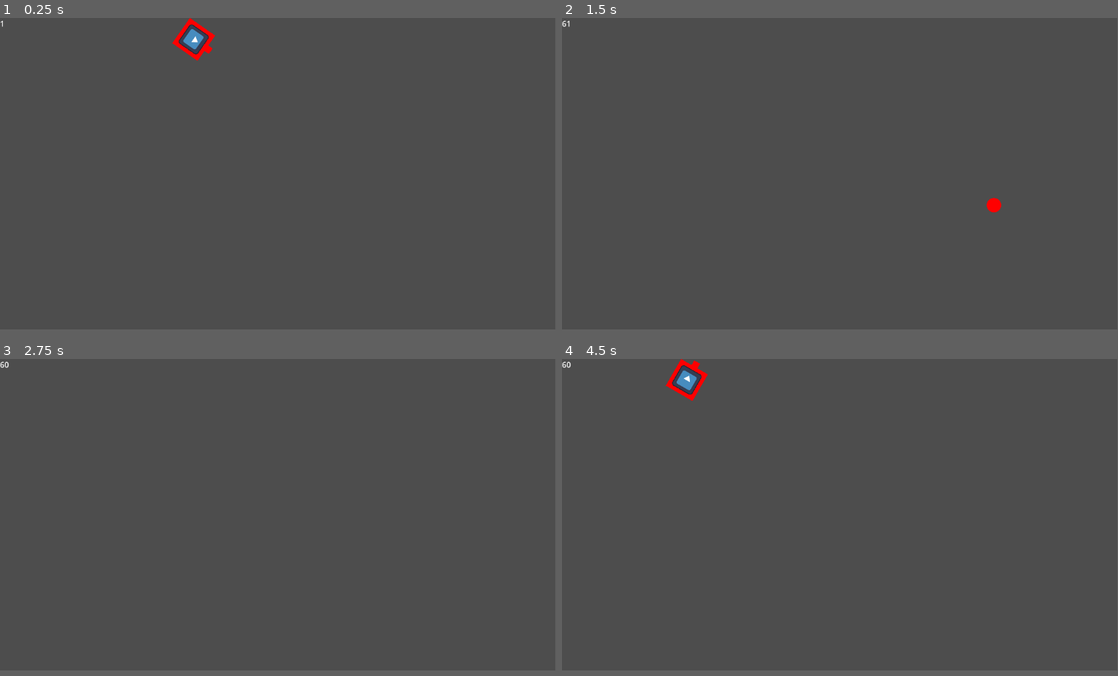
Above: before the commit, frames 1-4 (two rows, left to right).
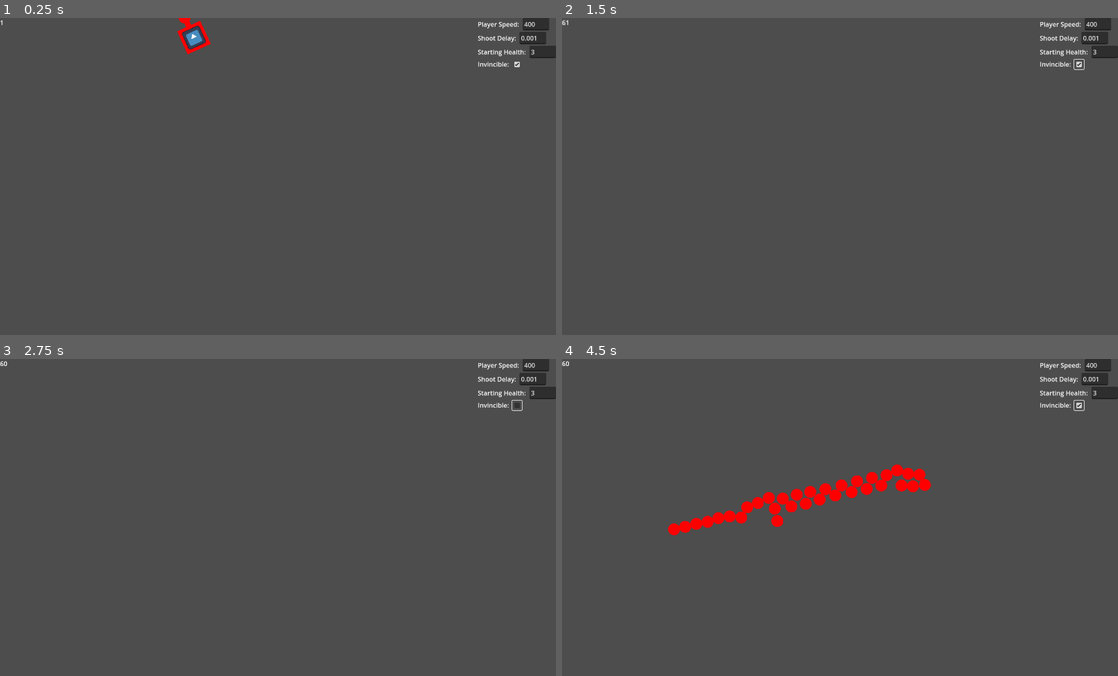
Above: after the commit, the same moments.

Repository: lukemcneil/godot-shooter-game
Game: Godot game, scene res://main.tscn
Same seed, same stepped clock (60 frames per second), same inputs: the game is played once before the commit and once after it. The engine's default icon, where the game draws it, is replaced by a stand-in: a white triangle on a blue panel in a dark square.
Inputs (mouse positions are in pixels of both pictures, inside the frame that each line leads up to):
- Up to frame 1 (0.25 s): no input
- Up to frame 2 (1.5 s): click (1079, 62) at 0.52 s; tap Enter (join, bound only before the commit) at 1.25 s; hold D (move_right) from 1.28 s (still down); tap J (join, bound only after the commit) at 1.35 s
- Up to frame 3 (2.75 s): tap Enter (join, bound only before the commit) at 1.55, 2.1 s; release D (move_right) at 2.03 s; hold S (move_down) from 2.03 s (still down); tap Space (toggle_shoot) at 2.3 s
- Up to frame 4 (4.5 s): tap Space (toggle_shoot) at 2.75, 2.85 s; release S (move_down) at 2.78 s; hold D (move_right) 2.78-3.53 s; tap C (change_color, bound only after the commit) at 3.05, 3.6 s; tap Enter (join, bound only before the commit) at 3.5 s; hold W (move_up) 3.53-4.28 s; tap J (join, bound only after the commit) at 3.8, 4.35 s; hold A (move_left) from 4.28 s (still down)
In our replay, the window is 799x449 before the commit and 800x457 after it. These sizes can differ from the game's own. Grey fills any space a smaller window leaves; there, only what the larger window draws over its background counts as a difference.

The runs differ from the first frame. In frame 1, 1.2% of the frame differs, in the area x 0-100%, y 0-16%; in frame 2, 0.9%; in frame 3, 0.8%; in frame 4, 3.5%, in the area x 0-100%, y 0-56%.

Commit message:
add player settings

Diff:
--- a/bullet.tscn
+++ b/bullet.tscn
@@ -17,7 +17,6 @@
 gravity_scale = 0.0
 script = ExtResource("1_utgbp")
 speed = 1200
-metadata/_edit_group_ = true
 
 [node name="CollisionShape2D" type="CollisionShape2D" parent="."]
 use_parent_material = true
--- a/main.gd
+++ b/main.gd
@@ -1,12 +1,34 @@
 extends Node
+
+@export var player_speed = 400
+@export var shoot_delay = 0.1
+@export var starting_health = 3
+@export var invincible = false
 
 # map from player integer to the player node
 var player_nodes = {}
+var screen_size
+signal pause
+
+@export var colors = [
+	Color.RED,
+	Color.BLUE,
+	Color.GREEN,
+	Color.PURPLE,
+	Color.BLACK,
+	Color.ORANGE,
+	Color.YELLOW,
+	Color.BROWN
+]
 
 func _ready():
+	screen_size = get_window().size
 	PlayerManager.player_joined.connect(spawn_player)
 	PlayerManager.player_left.connect(delete_player)
 	PlayerManager.join_all_unjoined_devices()
+	$Walls/WallRight.position = Vector2(screen_size.x, 0)
+	$Walls/WallBottom.position = Vector2(0, screen_size.y)
+	$SettingsWindow.init_settings(player_speed, shoot_delay, starting_health, invincible)
 
 func _process(_delta):
 	PlayerManager.handle_join_input()
@@ -18,8 +40,10 @@
 	var player_node = player_scene.instantiate()
 	player_nodes[player] = player_node
 
+	player_node.update_settings(player_speed, shoot_delay, starting_health, invincible)
 	# let the player know which device controls it
-	player_node.init(player, device)
+	player_node.init(player, device, colors[device+1])
+	player_node.change_color.connect(on_change_color)
 
 	# add the player to the tree
 	add_child(player_node)
@@ -31,3 +55,18 @@
 func delete_player(player: int):
 	player_nodes[player].queue_free()
 	player_nodes.erase(player)
+
+func _input(event):
+	if event.is_action_pressed("pause"):
+		$SettingsWindow.visible = not $SettingsWindow.visible
+
+func _on_settings_window_new_settings(player_speed, shoot_delay, starting_health, invincible):
+	self.player_speed = player_speed
+	self.shoot_delay = shoot_delay
+	self.starting_health = starting_health
+	self.invincible = invincible
+	for player in player_nodes.values():
+		player.update_settings(player_speed, shoot_delay, starting_health, invincible)
+
+func on_change_color(color, device):
+	colors[device+1] = color
--- a/main.tscn
+++ b/main.tscn
@@ -1,7 +1,8 @@
-[gd_scene load_steps=7 format=3 uid="uid://b1gvpl3oxt31c"]
+[gd_scene load_steps=8 format=3 uid="uid://b1gvpl3oxt31c"]
 
 [ext_resource type="Script" path="res://player_manager.gd" id="1_5icx1"]
 [ext_resource type="Script" path="res://main.gd" id="1_tkpq6"]
+[ext_resource type="PackedScene" uid="uid://bc0row32cr327" path="res://settings_window.tscn" id="3_gdqor"]
 
 [sub_resource type="WorldBoundaryShape2D" id="WorldBoundaryShape2D_83n81"]
 normal = Vector2(0, 1)
@@ -16,6 +17,8 @@
 
 [node name="Main" type="Node"]
 script = ExtResource("1_tkpq6")
+shoot_delay = 0.001
+invincible = true
 
 [node name="PlayerManager" type="Node" parent="."]
 script = ExtResource("1_5icx1")
@@ -35,9 +38,17 @@
 shape = SubResource("WorldBoundaryShape2D_syubo")
 
 [node name="WallBottom" type="CollisionShape2D" parent="Walls"]
-position = Vector2(1152, 648)
 shape = SubResource("WorldBoundaryShape2D_28oc4")
 
 [node name="WallRight" type="CollisionShape2D" parent="Walls"]
-position = Vector2(1152, 0)
 shape = SubResource("WorldBoundaryShape2D_hws1a")
+
+[node name="SettingsWindow" parent="." instance=ExtResource("3_gdqor")]
+anchors_preset = 1
+anchor_left = 1.0
+anchor_right = 1.0
+offset_left = -40.0
+offset_right = 0.0
+grow_horizontal = 0
+
+[connection signal="new_settings" from="SettingsWindow" to="." method="_on_settings_window_new_settings"]
--- a/player.gd
+++ b/player.gd
@@ -1,44 +1,29 @@
 extends CharacterBody2D
 
-@export var speed = 400
 @export var bullet_scene: PackedScene
-@export var shoot_delay = 0.1
-@export var starting_health = 3
-@export var invincible = false
+
+var speed = 400
+var shoot_delay = 0.1
+var starting_health = 3
+var invincible = false
 var color
-var screen_size
 var health
 
 signal leave
+signal change_color(color: Color, device: int)
 
 var player: int
 var device_num: int
 var input
 
-const colors = [
-	Color.RED,
-	Color.BLUE,
-	Color.GREEN,
-	Color.PURPLE,
-	Color.BLACK,
-	Color.ORANGE,
-	Color.YELLOW,
-	Color.BROWN
-]
-
 # call this function when spawning this player to set up the input object based on the device
-func init(player_num: int, device_num: int):
+func init(player_num: int, device_num: int, color: Color):
 	player = player_num
 	self.device_num = device_num
 	var device = PlayerManager.get_player_device(player)
 	input = DeviceInput.new(device)
-
-func _ready():
-	screen_size = get_viewport_rect().size
-	$ShootTimer.wait_time = shoot_delay
-	$ShootTimer.start()
 	rotation = randf() * 2 * PI
-	color = colors[device_num+1]
+	self.color = color
 	$Body.color = color
 	$Gun.color = color
 	health = starting_health
@@ -57,10 +42,14 @@
 		PlayerManager.leave(player)
 
 	if input.is_action_just_pressed("toggle_shoot"):
-		if $ShootTimer.is_stopped():
-			$ShootTimer.start()
-		else:
-			$ShootTimer.stop()
+		$ShootTimer.set_paused(not $ShootTimer.is_paused())
+#
+	if input.is_action_just_pressed("change_color"):
+		var new_color = Color(randf(), randf(), randf())
+		emit_signal("change_color", new_color, device_num)
+		self.color = new_color
+		$Body.color = new_color
+		$Gun.color = new_color
 
 func _on_shoot_timer_timeout():
 	var bullet = bullet_scene.instantiate()
@@ -73,3 +62,10 @@
 		health -= 1
 		if health == 0:
 			PlayerManager.leave(player)
+
+func update_settings(player_speed, shoot_delay, starting_health, invincible):
+	self.speed = player_speed
+	self.shoot_delay = shoot_delay
+	$ShootTimer.wait_time = shoot_delay
+	self.starting_health = starting_health
+	self.invincible = invincible
--- a/player.tscn
+++ b/player.tscn
@@ -22,10 +22,7 @@
 collision_mask = 5
 platform_floor_layers = 4294967294
 script = ExtResource("1_p6cnv")
-speed = 300
 bullet_scene = ExtResource("2_jmf6l")
-shoot_delay = 0.5
-starting_health = 5
 
 [node name="CollisionShape2D" type="CollisionShape2D" parent="."]
 shape = SubResource("RectangleShape2D_5rjjo")
@@ -59,6 +56,7 @@
 texture = ExtResource("3_aehm0")
 
 [node name="ShootTimer" type="Timer" parent="."]
+autostart = true
 
 [connection signal="body_entered" from="PlayerHitBox" to="." method="_on_player_hit_box_body_entered"]
 [connection signal="timeout" from="ShootTimer" to="." method="_on_shoot_timer_timeout"]
--- a/project.godot
+++ b/project.godot
@@ -20,6 +20,11 @@
 MultiplayerInput="*res://addons/multiplayer_input/multiplayer_input.gd"
 PlayerManager="*res://player_manager.gd"
 
+[display]
+
+window/size/viewport_width=1400
+window/size/viewport_height=800
+
 [editor_plugins]
 
 enabled=PackedStringArray("res://addons/multiplayer_input/plugin.cfg")
@@ -29,7 +34,7 @@
 join={
 "deadzone": 0.5,
 "events": [Object(InputEventJoypadButton,"resource_local_to_scene":false,"resource_name":"","device":-1,"button_index":5,"pressure":0.0,"pressed":true,"script":null)
-, Object(InputEventKey,"resource_local_to_scene":false,"resource_name":"","device":-1,"window_id":0,"alt_pressed":false,"shift_pressed":false,"ctrl_pressed":false,"meta_pressed":false,"pressed":false,"keycode":0,"physical_keycode":4194309,"key_label":0,"unicode":0,"echo":false,"script":null)
+, Object(InputEventKey,"resource_local_to_scene":false,"resource_name":"","device":-1,"window_id":0,"alt_pressed":false,"shift_pressed":false,"ctrl_pressed":false,"meta_pressed":false,"pressed":false,"keycode":0,"physical_keycode":74,"key_label":0,"unicode":106,"echo":false,"script":null)
 ]
 }
 move_left={
@@ -86,6 +91,18 @@
 , Object(InputEventKey,"resource_local_to_scene":false,"resource_name":"","device":-1,"window_id":0,"alt_pressed":false,"shift_pressed":false,"ctrl_pressed":false,"meta_pressed":false,"pressed":false,"keycode":0,"physical_keycode":32,"key_label":0,"unicode":32,"echo":false,"script":null)
 ]
 }
+pause={
+"deadzone": 0.5,
+"events": [Object(InputEventKey,"resource_local_to_scene":false,"resource_name":"","device":-1,"window_id":0,"alt_pressed":false,"shift_pressed":false,"ctrl_pressed":false,"meta_pressed":false,"pressed":false,"keycode":0,"physical_keycode":4194305,"key_label":0,"unicode":0,"echo":false,"script":null)
+, Object(InputEventJoypadButton,"resource_local_to_scene":false,"resource_name":"","device":-1,"button_index":6,"pressure":0.0,"pressed":true,"script":null)
+]
+}
+change_color={
+"deadzone": 0.5,
+"events": [Object(InputEventJoypadButton,"resource_local_to_scene":false,"resource_name":"","device":-1,"button_index":4,"pressure":0.0,"pressed":true,"script":null)
+, Object(InputEventKey,"resource_local_to_scene":false,"resource_name":"","device":-1,"window_id":0,"alt_pressed":false,"shift_pressed":false,"ctrl_pressed":false,"meta_pressed":false,"pressed":false,"keycode":0,"physical_keycode":67,"key_label":0,"unicode":99,"echo":false,"script":null)
+]
+}
 
 [layer_names]
 
--- /dev/null
+++ b/settings_window.gd
@@ -0,0 +1,37 @@
+extends VBoxContainer
+
+signal new_settings(player_speed: int, shoot_delay: float, starting_health: int, invincible: bool)
+
+var player_speed: int
+var shoot_delay: float
+var starting_health: int
+var invincible: bool
+
+func init_settings(player_speed, shoot_delay, starting_health, invincible):
+	self.player_speed = player_speed
+	self.shoot_delay = shoot_delay
+	self.starting_health = starting_health
+	self.invincible = invincible
+	$PlayerSpeedContainer/LineEdit.text = str(player_speed)
+	$ShootDelayContainer/LineEdit.text = str(shoot_delay)
+	$StartingHealthContainer/LineEdit.text = str(starting_health)
+	$InvincibleContainer/CheckBox.button_pressed = invincible
+
+func emit_settings():
+	emit_signal("new_settings", player_speed, shoot_delay, starting_health, invincible)
+
+func _on_player_speed_edit_text_changed(new_text):
+	player_speed = int(new_text)
+	emit_settings()
+
+func _on_shoot_delay_line_edit_text_changed(new_text):
+	shoot_delay = float(new_text)
+	emit_settings()
+
+func _on_starting_health_line_edit_text_changed(new_text):
+	starting_health = int(new_text)
+	emit_settings()
+
+func _on_invincible_check_box_toggled(button_pressed):
+	invincible = button_pressed
+	emit_settings()
--- /dev/null
+++ b/settings_window.tscn
@@ -0,0 +1,53 @@
+[gd_scene load_steps=2 format=3 uid="uid://bc0row32cr327"]
+
+[ext_resource type="Script" path="res://settings_window.gd" id="1_hdyp5"]
+
+[node name="VBoxContainer" type="VBoxContainer"]
+offset_right = 56.0
+offset_bottom = 46.0
+script = ExtResource("1_hdyp5")
+
+[node name="PlayerSpeedContainer" type="HBoxContainer" parent="."]
+layout_mode = 2
+
+[node name="Label" type="Label" parent="PlayerSpeedContainer"]
+layout_mode = 2
+text = "Player Speed: "
+
+[node name="LineEdit" type="LineEdit" parent="PlayerSpeedContainer"]
+layout_mode = 2
+
+[node name="ShootDelayContainer" type="HBoxContainer" parent="."]
+layout_mode = 2
+
+[node name="Label" type="Label" parent="ShootDelayContainer"]
+layout_mode = 2
+text = "Shoot Delay: "
+
+[node name="LineEdit" type="LineEdit" parent="ShootDelayContainer"]
+layout_mode = 2
+
+[node name="StartingHealthContainer" type="HBoxContainer" parent="."]
+layout_mode = 2
+
+[node name="Label" type="Label" parent="StartingHealthContainer"]
+layout_mode = 2
+text = "Starting Health: "
+
+[node name="LineEdit" type="LineEdit" parent="StartingHealthContainer"]
+layout_mode = 2
+
+[node name="InvincibleContainer" type="HBoxContainer" parent="."]
+layout_mode = 2
+
+[node name="Label" type="Label" parent="InvincibleContainer"]
+layout_mode = 2
+text = "Invincible: "
+
+[node name="CheckBox" type="CheckBox" parent="InvincibleContainer"]
+layout_mode = 2
+
+[connection signal="text_changed" from="PlayerSpeedContainer/LineEdit" to="." method="_on_player_speed_edit_text_changed"]
+[connection signal="text_changed" from="ShootDelayContainer/LineEdit" to="." method="_on_shoot_delay_line_edit_text_changed"]
+[connection signal="text_changed" from="StartingHealthContainer/LineEdit" to="." method="_on_starting_health_line_edit_text_changed"]
+[connection signal="toggled" from="InvincibleContainer/CheckBox" to="." method="_on_invincible_check_box_toggled"]
